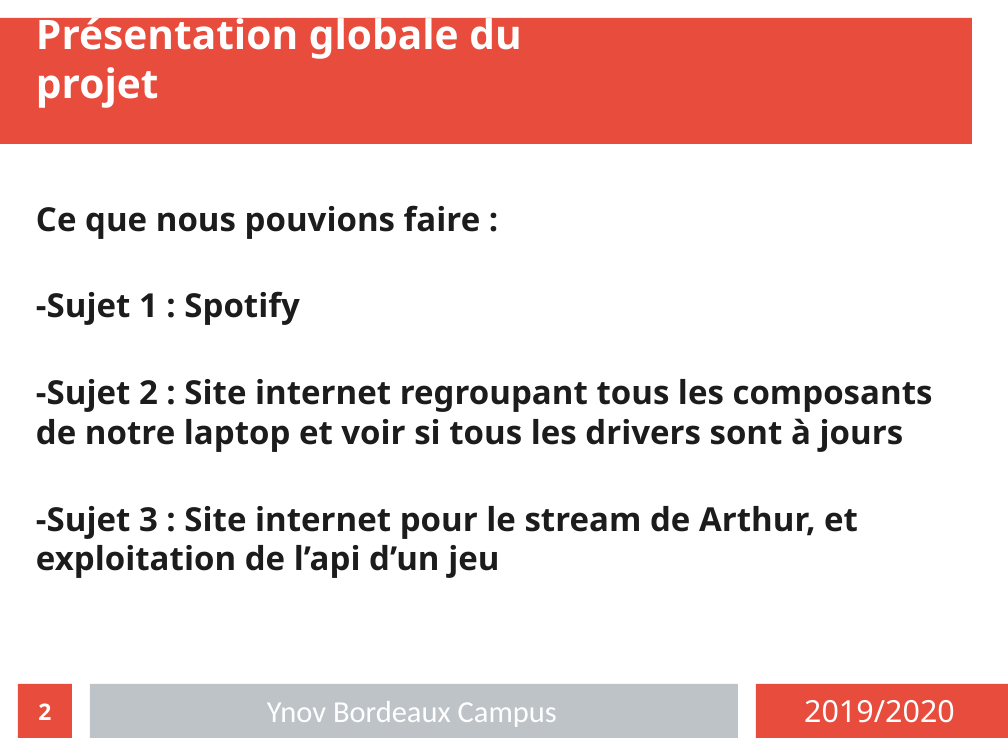
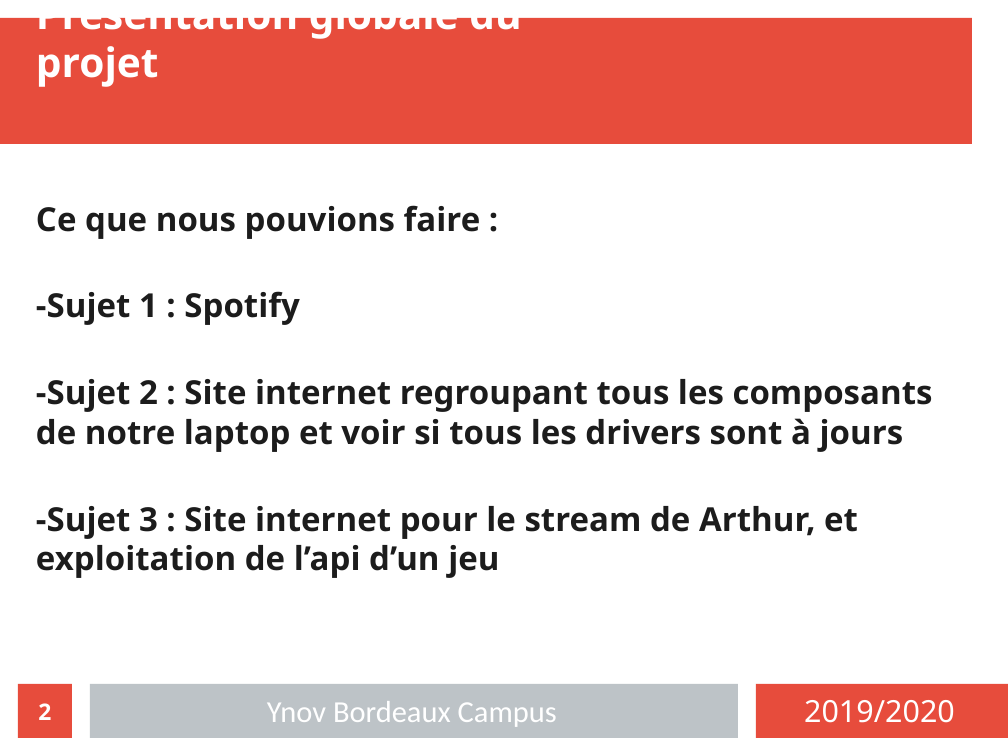
Before and after one commit to exender/Projet-dev, a slide deck: slide 2 of presentation.odp. Drawn at 1008x756 pixels with LibreOffice and Linux fonts; fonts in the diff are those of the drawing. Boxes give left, top, right and bottom in pixels: in the first picture for what was removed or moved away, otherwise in the second. Text is boxed around its words. In the diff, an @@ line names an element or a change of style, - is before the commit and + after.

```diff
--- a/presentation.odp
+++ b/presentation.odp
@@ title "Présentation globale du projet" rewrapped from <box>36,11,521,108</box> to <box>36,18,521,87</box> @@
```
Also in this commit, not shown: 4 other slides changed.
